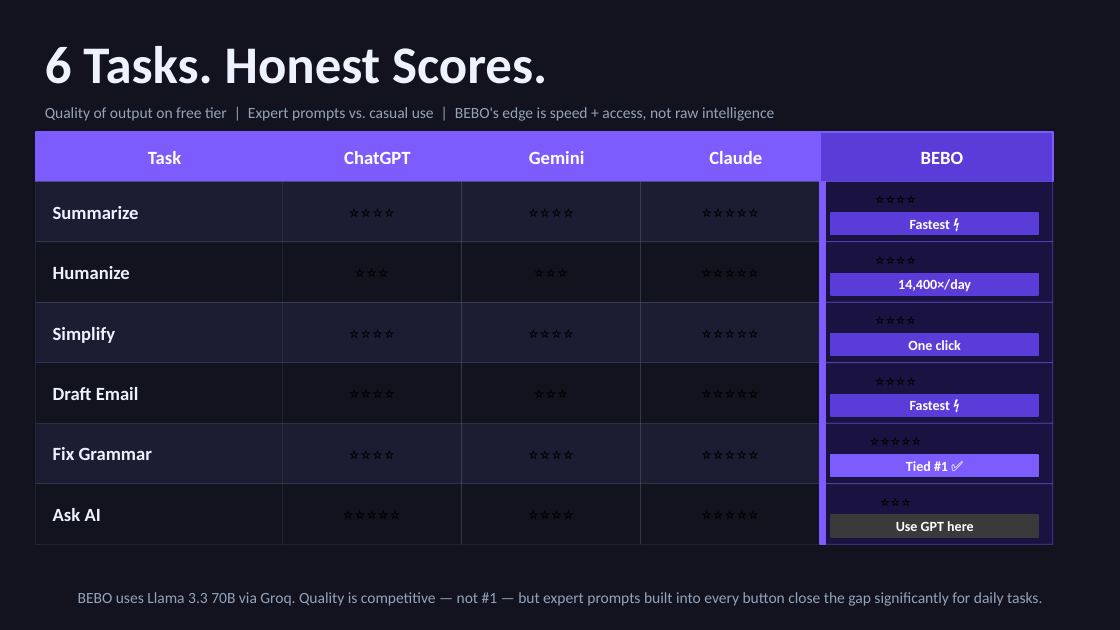
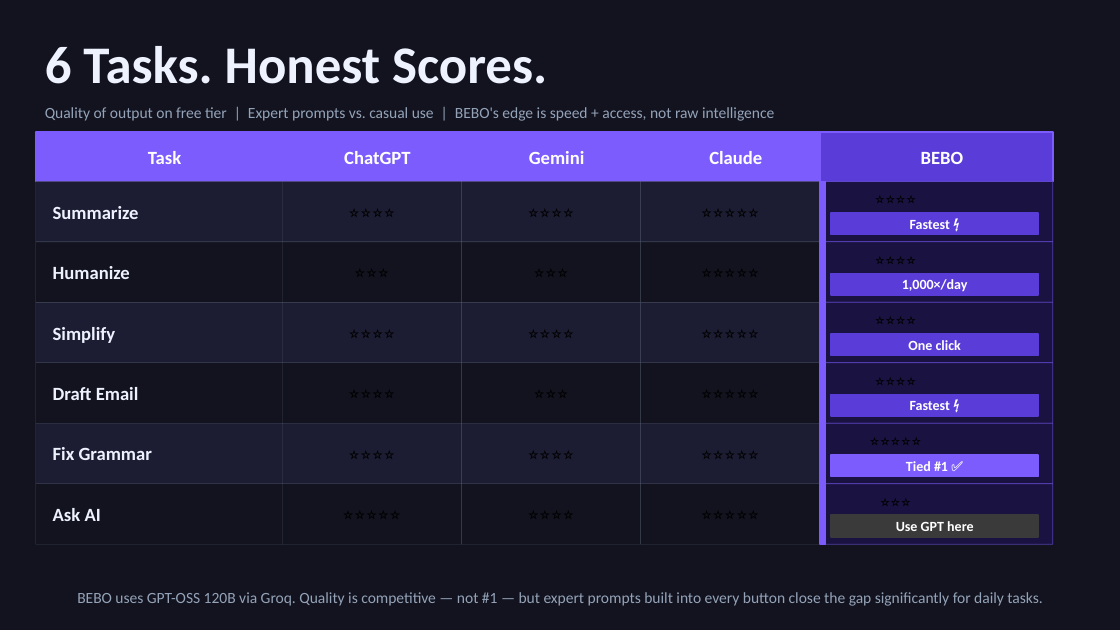
Before and after one commit to bhavik8025/BEBO-the-PET, a slide deck: slide 17 of BEBO-Pitch-Deck.pptx. Drawn at 1120x630 pixels with LibreOffice and Linux fonts; fonts in the diff are those of the drawing. Boxes give left, top, right and bottom in pixels: in the first picture for what was removed or moved away, otherwise in the second. Text is boxed around its words. In the diff, an @@ line names an element or a change of style, - is before the commit and + after.

```diff
--- a/BEBO-Pitch-Deck.pptx
+++ b/BEBO-Pitch-Deck.pptx
@@ text at bbox=[902, 279, 968, 291]: text changed @@
-14,400×/day
+1,000×/day
@@ text at bbox=[77, 592, 1042, 606]: text changed @@
-BEBO uses Llama 3.3 70B via Groq. Quality is competitive — not #1 — but expert prompts built into every button close the gap significantly for daily tasks.
+BEBO uses GPT-OSS 120B via Groq. Quality is competitive — not #1 — but expert prompts built into every button close the gap significantly for daily tasks.
```
Also in this commit, not shown: 12 other slides changed, 17 other files.
